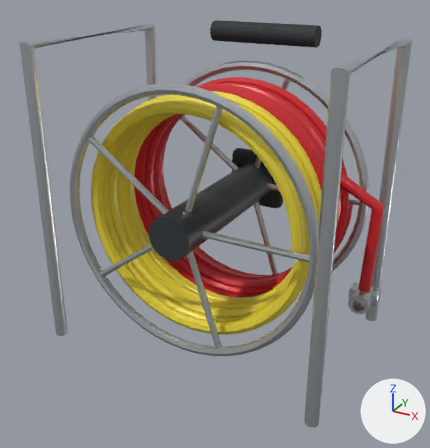
What one commit did to the glTF model assets/liederbach/equipment/hydraulic_hose_pair.glb.
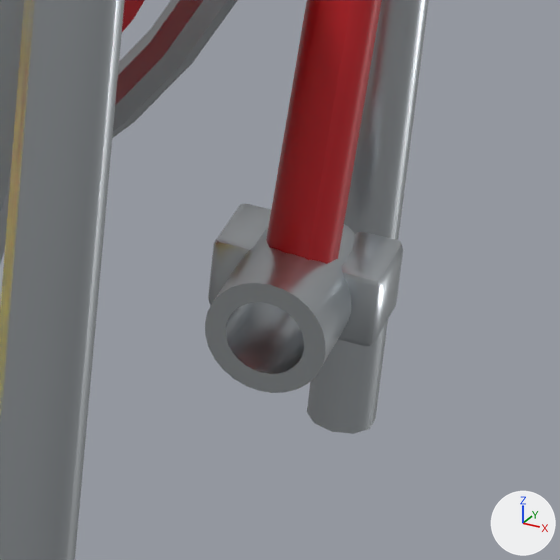
Each version appears first whole from a 50 mm lens placed at (0.323, -0.61, 0.261), pointed at (-0.002, -0.018, -0.034), and next in a close-up on the part from 73% to 95% of the width and 55% to 76% of the height. Arrows for +X, +Y and +Z are at lower right; the lights stay in place. The first two pictures are the older version. Where no turn or scale is listed for an object, it has been applied to the vertices. Vertices at exactly the same position are counted once.

The first close-up shows 'hydraulic_hose_pair'.
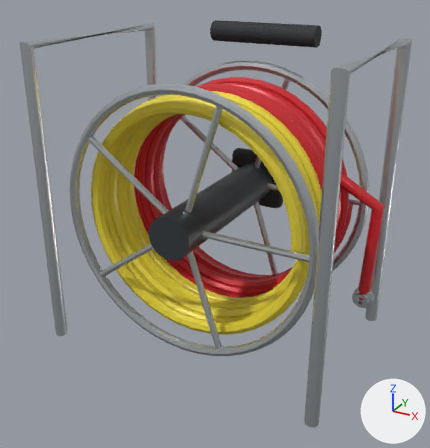
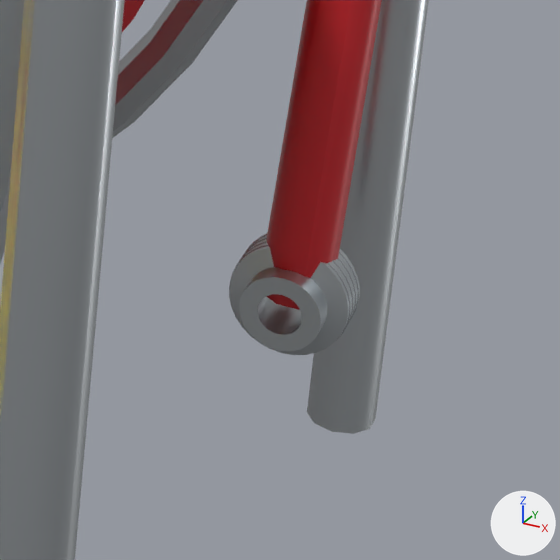
The newer file is also rescaled (x1.013), turned or shifted as a whole; pictures and numbers use the older file's frame.

Location of each change, [x1, y1, x2, y2] in pixels of the close-ups (560 x 560 px):
part 1 of me_hydraulic_hose_pair, rebuilt (13% narrower, 28% shorter)
    before: [205, 224, 355, 393]
    after: [229, 233, 360, 355]
part 2 of me_hydraulic_hose_pair, added
    after: [232, 245, 350, 341]
part 3 of me_hydraulic_hose_pair, added (mostly hidden)
    after: [239, 241, 353, 329]
part 4 of me_hydraulic_hose_pair, added (mostly hidden)
    after: [242, 237, 356, 324]
part 5 of me_hydraulic_hose_pair, added (mostly hidden)
    after: [245, 234, 359, 319]
part 6 of me_hydraulic_hose_pair, deleted
    before: [208, 204, 403, 346]

The change in detail:
Material 'training_brushed' (mat_training_brushed) is new.
Its base color is (0.39, 0.43, 0.46) (grey #a8afb5).
Its metallic is 0.76.
Its roughness is 0.45.
me_hydraulic_hose_pair is used by ob_hydraulic_hose_pair; location (0.0, 0.0, 0.0).
me_hydraulic_hose_pair had 5418 vertices, 10772 faces and spanned x -0.187..0.187, y -0.128..0.128, z -0.191..0.191.
me_hydraulic_hose_pair now has 6062 vertices, 12068 faces and spans x -0.187..0.182, y -0.128..0.128, z -0.191..0.191.
me_hydraulic_hose_pair part 1: the loose piece of 140 vertices spanning x 0.156..0.182, y 0.045..0.084, z -0.147..-0.121 is rebuilt with 256 vertices and now spans x 0.156..0.182, y 0.056..0.074, z -0.147..-0.121.
me_hydraulic_hose_pair part 2: a new loose piece of 160 vertices spanning x 0.155..0.182, y 0.063..0.064, z -0.147..-0.121, in mat_training_brushed (grey #a8afb5).
me_hydraulic_hose_pair part 3: a new loose piece of 160 vertices spanning x 0.155..0.182, y 0.065..0.066, z -0.147..-0.121, in mat_training_brushed (grey #a8afb5).
me_hydraulic_hose_pair part 4: a new loose piece of 160 vertices spanning x 0.155..0.182, y 0.068, z -0.147..-0.121, in mat_training_brushed (grey #a8afb5).
me_hydraulic_hose_pair part 5: a new loose piece of 160 vertices spanning x 0.155..0.182, y 0.07, z -0.147..-0.121, in mat_training_brushed (grey #a8afb5).
Part 6, on me_hydraulic_hose_pair:
112 vertices are removed from x 0.15..0.187, y 0.065..0.086, z -0.143..-0.125.
216 faces are deleted.
me_hydraulic_hose_pair gains material mat_training_brushed (grey #a8afb5).
